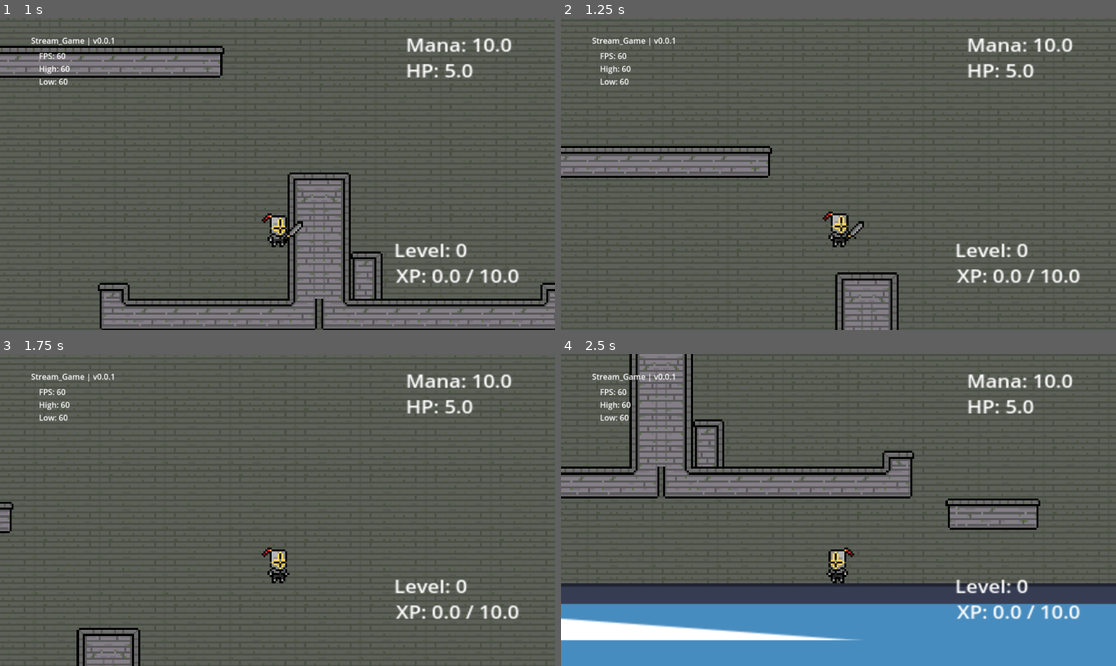
Above: before the commit, frames 1-4 (two rows, left to right).
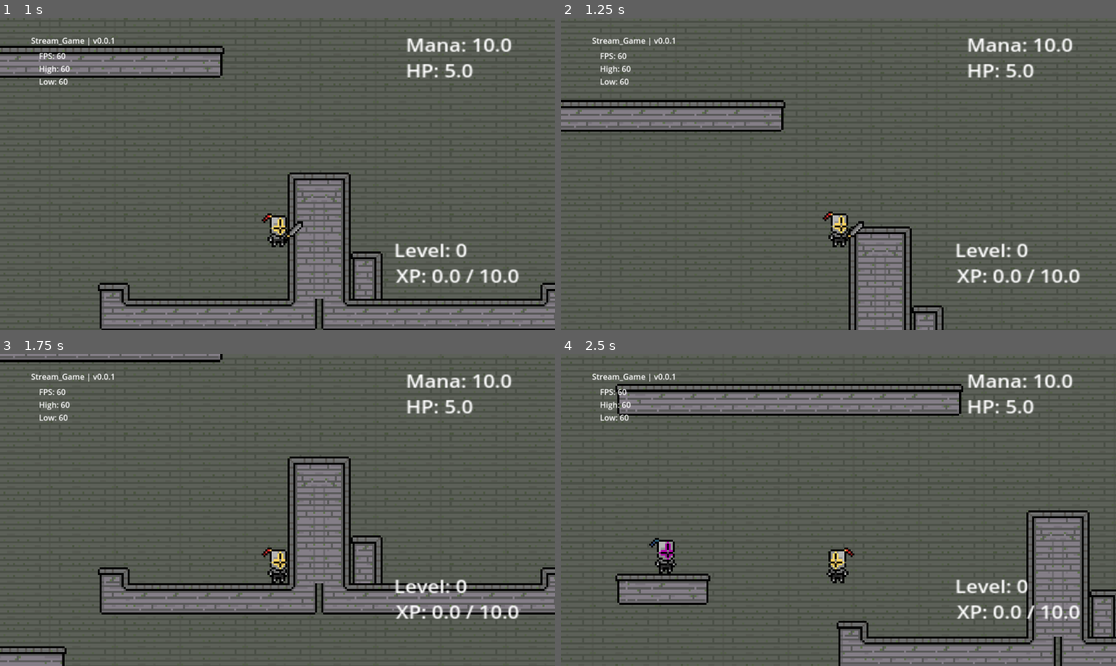
Above: after the commit, the same moments.

Repository: Schweem/CycleTwo
Game: Godot game, scene res://scenes/world_test.tscn
Two runs of this game, one before a commit and one after it. Both use one fixed random seed, a clock stepped at 60 frames per second and the inputs below. The engine's default icon, where the game draws it, is replaced by a stand-in: a white triangle on a blue panel in a dark square.
Inputs (mouse positions are in pixels of both pictures, inside the frame that each line leads up to):
- Up to frame 1 (1 s): tap Enter at 0.5 s; move the mouse to (399, 158) at 0.52 s; hold Right (right) from 0.53 s (still down); tap X (draw) at 0.6 s; tap Space (jump) at 0.77, 0.8 s
- Up to frame 2 (1.25 s): keep holding Right (right); tap Space (jump) at 1.07 s
- Up to frame 3 (1.75 s): keep holding Right (right); move the mouse to (166, 525) at 1.27 s; tap Space (jump) at 1.35, 1.52 s; tap X (draw) at 1.55 s
- Up to frame 4 (2.5 s): tap Space (jump) at 1.82, 2.3 s; move the mouse to (894, 441) at 2.02 s; release Right (right) at 2.03 s; hold Left (left) from 2.03 s (still down); click (894, 441) at 2.1 s

Frame 1 is identical in both runs. In frame 2, 8.7% of the frame differs, in the area x 0-100%, y 0-100%; in frame 3, 12%; in frame 4, 40%.

Commit message:
Walljump getting better, state machine might be needed soon

Diff:
--- a/scripts/player_controller.gd
+++ b/scripts/player_controller.gd
@@ -51,6 +51,38 @@
 
 # Simple helper to keep physics process cleaner
 func handle_inputs() -> void:
+	if Input.is_action_just_pressed("draw"):
+		sword.drawSword()
+
+	# get direction, handle speed and apply it
+	# TODO : remove redundant signal calls (ie call it once tie it to sprite flip)
+	var dir = Input.get_axis("left", "right")
+	if !is_on_wall_only():
+		if dir < 0:
+			baseSprite.flip_h = true
+			flipped.emit(true)
+
+			sword.flip_v = true
+			sword.position.x = abs(swordPosition)
+		elif dir > 0:
+			baseSprite.flip_h = false
+			flipped.emit(false)
+
+			sword.flip_v = false
+			sword.position.x = swordPosition
+		# third case to let it linger
+		else:
+			baseSprite.play("idle")
+			baseSprite.flip_h = baseSprite.flip_h
+			sword.position.x = sword.position.x
+			flipped.emit(baseSprite.flip_h)
+
+	var speed : float = BASE_SPEED * speed_mult
+	if dir:
+		velocity.x = dir * speed
+	else:
+		velocity.x = move_toward(velocity.x, 0, speed)
+
 	# simple jump, input handling
 	if Input.is_action_just_pressed("jump"):
 		# is_on_floor()
@@ -59,8 +91,8 @@
 			velocity.y = JUMP_SPEED
 
 		if is_on_wall_only() and (walljump == false):
-			velocity.y = JUMP_SPEED * 1.2
-			velocity.x = -2
+			#velocity.y = JUMP_SPEED * 0.8
+			velocity = Vector2(-600, JUMP_SPEED * 0.8)
 			walljump = true
 
 	# variable jump height
@@ -68,34 +100,3 @@
 		if Input.is_action_just_released("jump") and (jumpCancelled == false):
 			velocity.y = velocity.y / jump_res
 			jumpCancelled = true
-
-	if Input.is_action_just_pressed("draw"):
-		sword.drawSword()
-
-	# get direction, handle speed and apply it
-	# TODO : remove redundant signal calls (ie call it once tie it to sprite flip)
-	var dir = Input.get_axis("left", "right")
-	if dir < 0:
-		baseSprite.flip_h = true
-		flipped.emit(true)
-
-		sword.flip_v = true
-		sword.position.x = abs(swordPosition)
-	elif dir > 0:
-		baseSprite.flip_h = false
-		flipped.emit(false)
-
-		sword.flip_v = false
-		sword.position.x = swordPosition
-	# third case to let it linger
-	else:
-		baseSprite.play("idle")
-		baseSprite.flip_h = baseSprite.flip_h
-		sword.position.x = sword.position.x
-		flipped.emit(baseSprite.flip_h)
-
-	var speed : float = BASE_SPEED * speed_mult
-	if dir:
-		velocity.x = dir * speed
-	else:
-		velocity.x = move_toward(velocity.x, 0, speed)
